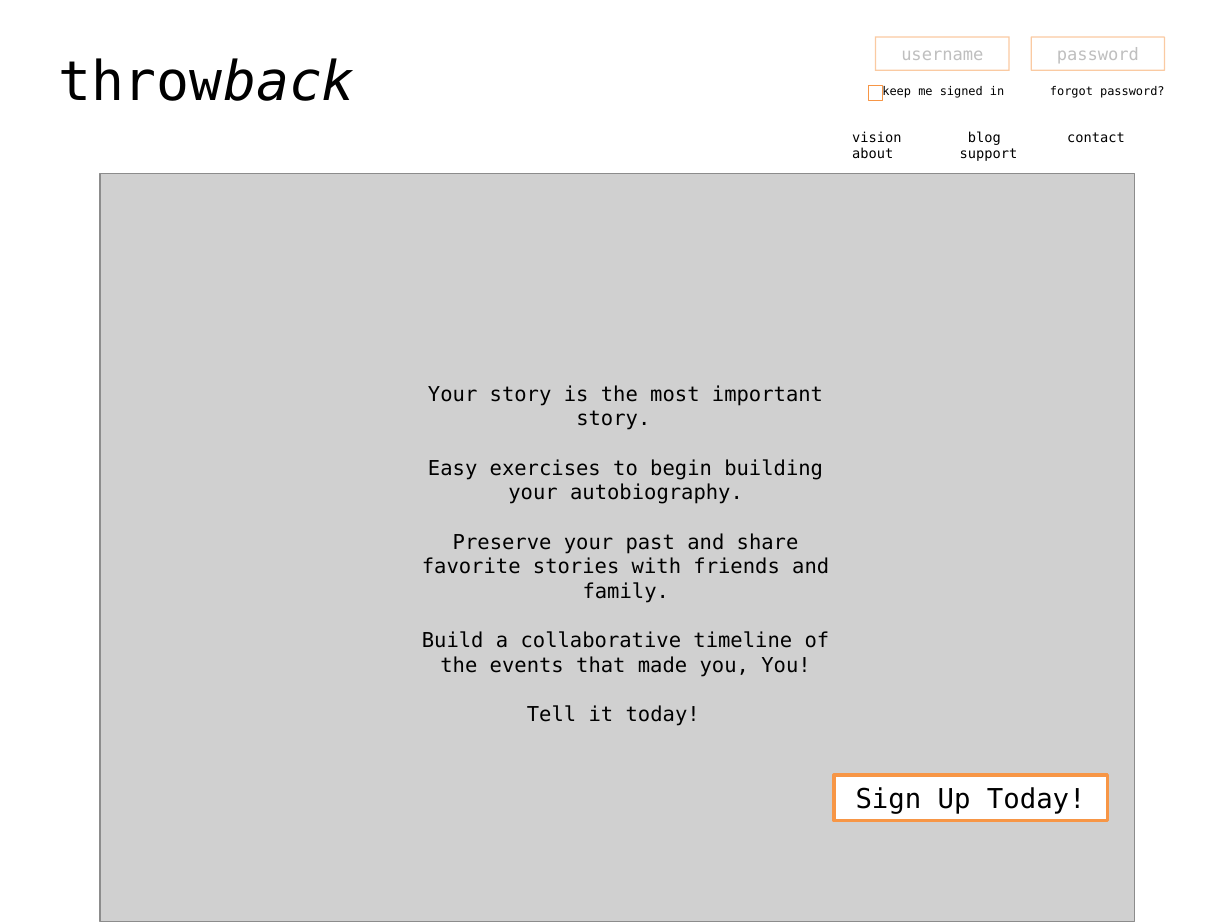
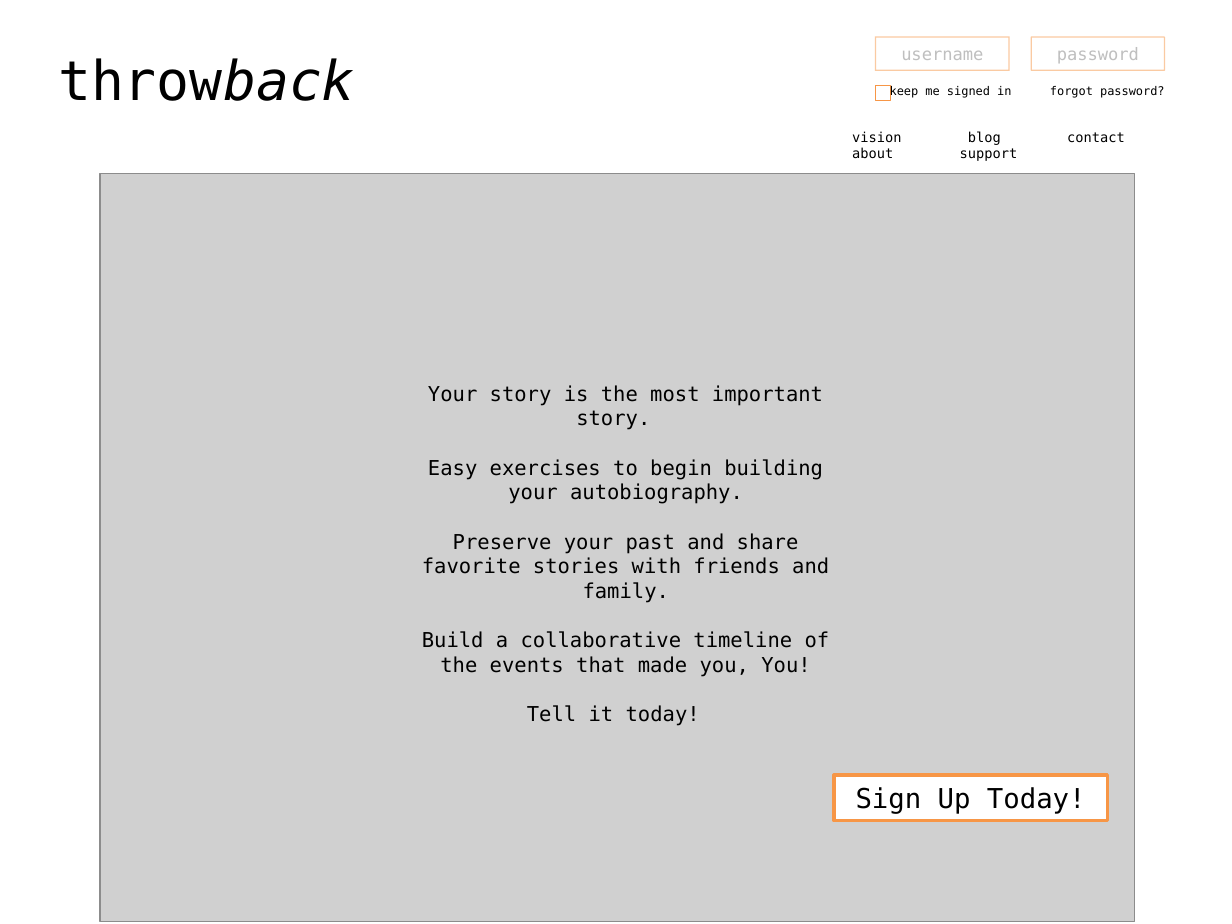
Before and after one commit to ryanscottbuchholtz/throwback, a slide deck: slide 1 of Landing.pptx. Drawn at 1232x924 pixels with LibreOffice and Linux fonts; fonts in the diff are those of the drawing; grey boxes stand for pictures. Boxes give left, top, right and bottom in pixels: in the first picture for what was removed or moved away, otherwise in the second. Text is boxed around its words. In the diff, an @@ line names an element or a change of style, - is before the commit and + after.

```diff
--- a/Landing.pptx
+++ b/Landing.pptx
@@ text "keep me signed in": place and size @@
-text "keep me signed in" at (882, 86, 1004, 99)
+text "keep me signed in" at (890, 86, 1011, 99)
@@ rectangle: place and size @@
-rectangle at (869, 85, 883, 100)
+rectangle at (876, 85, 891, 100)
```
Also in this commit, not shown: 1 slide added, 1 slide removed, 7 other files.
